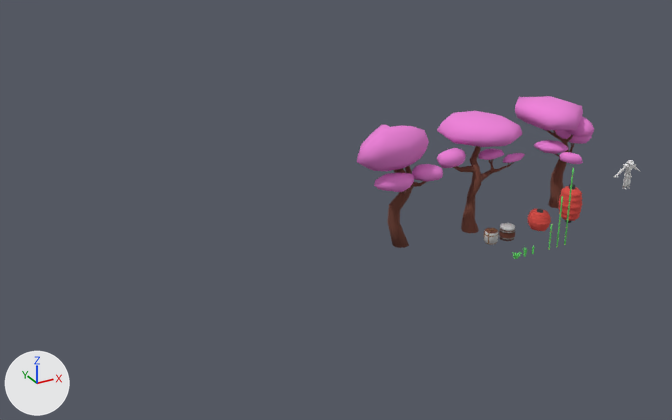
An edit to the Blender file Modelos/Cenario Ninja/breder semestre2 semana 6.blend, drawn before and after from the same camera.
Both versions are drawn from a camera (50 mm lens) standing at (-32.7, -34.7, 19.9) and looking at (-13.7, -0.2, 2.7). Every picture has the same lights, and +X, +Y and +Z are marked at lower left.

In view in the first picture: 'Arvore.Cerejera.1', 'Arvore.Cerejera.2', 'Arvore.Cerejera.3', 'Bambu.Curto', 'Bambu.Longo', 'Barril.Sake', 'LanternaJaponesa.1', 'LanternaJaponesa.2', 'TamborTaike', 'Toiceira.1'.
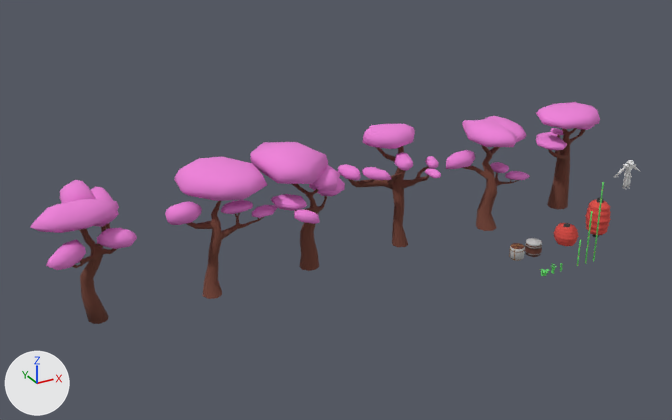
Commit message: mais arvores

Changed parts and their boxes (x1, y1, x2, y2) in the pictures (672 x 420 px; the box of a moved part takes in the faces that stretch with it):
'Arvore.Cerejera.1', reshaped, moved (24% wider, 17% taller): before (357, 125, 443, 248); after (30, 180, 137, 324)
'Arvore.Cerejera.2', moved: before (437, 111, 525, 233); after (165, 157, 278, 299)
'Arvore.Cerejera.3', moved: before (515, 96, 594, 208); after (250, 142, 345, 271)
'Arvore.Cerejera.4', added: after (338, 124, 441, 247)
'Arvore.Cerejera.5', added: after (446, 116, 530, 231)
'Arvore.Cerejera.6', added: after (536, 102, 600, 209)
'LanternaJaponesa.2', moved: before (558, 184, 583, 223); after (585, 198, 611, 237)
'LanternaJaponesa.1', moved: before (527, 209, 551, 231); after (554, 223, 579, 246)
'TamborTaike', moved: before (499, 223, 515, 241); after (525, 238, 542, 257)
'Barril.Sake', moved: before (484, 228, 498, 245); after (509, 243, 525, 261)
'Bambu.Longo', moved: before (564, 168, 574, 245); after (593, 182, 604, 262)
'Bambu.Medio', moved: before (556, 196, 563, 247); after (585, 211, 593, 264)
'Toiceira.1', moved: before (512, 252, 522, 259); after (539, 269, 550, 276)
'Toiceira.2', moved: before (522, 247, 527, 257); after (550, 264, 556, 274)
part 1 of me_arvore_cerejera_1, moved or reshaped: before (374, 173, 414, 192); after (46, 240, 86, 270)
part 2 of me_arvore_cerejera_1, rebuilt (23% wider, 24% shorter): before (357, 126, 429, 171); after (30, 199, 119, 233)
part 3 of me_arvore_cerejera_1, moved or reshaped: before (388, 168, 413, 226); after (72, 226, 109, 299)

The change, as a diff of the scene's bpy script:
```diff
--- a/Modelos/Cenario Ninja/breder semestre2 semana 6.blend.py
+++ b/Modelos/Cenario Ninja/breder semestre2 semana 6.blend.py
@@ me_arvore_cerejera_1 @@
-me_arvore_cerejera_1.from_pydata(...)  # 362 vertices, 352 faces; spans x -2.65..1.71, y -1.29..2.57, z 0.0..6.27
+me_arvore_cerejera_1.from_pydata(...)  # 365 vertices, 355 faces; spans x -2.26..1.71, y -1.81..2.57, z 0.0..5.54
+# me_arvore_cerejera_1 part 1: the loose piece of 28 vertices spanning x -1.77..0.18, y -1.17..0.03, z 3.19..4.06 is turned 58 degrees about the z axis through its middle, then moved by (-0.38, -0.54, 0.09)
+# me_arvore_cerejera_1 part 2: the loose piece of 46 vertices spanning x -2.65..1.36, y -1.24..0.75, z 4.11..6.27 is rebuilt with 39 vertices and now spans x -2.26..1.35, y -1.26..0.56, z 4.39..5.53
+# me_arvore_cerejera_1 part 3: 81 vertices moved from x -0.77..1.17, y -0.71..1.19, z 1.8..4.59 to x -1.25..1.15, y -0.96..1.19, z 1.84..4.53; 29 vertices removed from x -0.78..-0.13, y -0.93..-0.39, z 2.94..3.45; 39 vertices added at x -1.31..-0.01, y -1.33..-0.28, z 2.93..3.54
 me_arvore_cerejera_1.materials.append(mat_material_marrom)
@@ ob_barril_sake @@
 ob_barril_sake = bpy.data.objects.new('Barril.Sake', me_barril_sake)
-ob_barril_sake.location = (-6.0, -2.0, 0.0)
+ob_barril_sake.location = (-6.0, -4.0, 0.0)
@@ ob_tambortaike @@
 ob_tambortaike = bpy.data.objects.new('TamborTaike', me_tambortaike)
-ob_tambortaike.location = (-5.0, -2.0, 0.0)
+ob_tambortaike.location = (-5.0, -4.0, 0.0)
@@ ob_lanternajaponesa_1 @@
 ob_lanternajaponesa_1 = bpy.data.objects.new('LanternaJaponesa.1', me_lanternajaponesa_1)
-ob_lanternajaponesa_1.location = (-3.0, -2.0, 0.0)
+ob_lanternajaponesa_1.location = (-3.0, -4.0, 0.0)
@@ ob_lanternajaponesa_2 @@
 ob_lanternajaponesa_2 = bpy.data.objects.new('LanternaJaponesa.2', me_lanternajaponesa_2)
-ob_lanternajaponesa_2.location = (-1.0, -2.0, 0.0)
+ob_lanternajaponesa_2.location = (-1.0, -4.0, 0.0)
@@ ob_toiceira_1 @@
 ob_toiceira_1 = bpy.data.objects.new('Toiceira.1', me_toiceira_1)
-ob_toiceira_1.location = (-6.0, -4.0, 0.0)
+ob_toiceira_1.location = (-6.0, -6.0, 0.0)
@@ ob_toiceira_2 @@
 ob_toiceira_2 = bpy.data.objects.new('Toiceira.2', me_toiceira_2)
-ob_toiceira_2.location = (-5.5, -4.0, 0.0)
+ob_toiceira_2.location = (-5.5, -6.0, 0.0)
@@ ob_arvore_cerejera_1 @@
 ob_arvore_cerejera_1 = bpy.data.objects.new('Arvore.Cerejera.1', me_arvore_cerejera_1)
-ob_arvore_cerejera_1.location = (-10.0, 0.0, 0.0)
+ob_arvore_cerejera_1.location = (-25.0, 0.0, 0.0)
@@ ob_arvore_cerejera_2 @@
 ob_arvore_cerejera_2 = bpy.data.objects.new('Arvore.Cerejera.2', me_arvore_cerejera_2)
-ob_arvore_cerejera_2.location = (-6.0, 0.0, 0.0)
+ob_arvore_cerejera_2.location = (-20.0, 0.0, 0.0)
@@ ob_arvore_cerejera_3 @@
 ob_arvore_cerejera_3 = bpy.data.objects.new('Arvore.Cerejera.3', me_arvore_cerejera_3)
-ob_arvore_cerejera_3.location = (0.0, 0.0, 0.0)
+ob_arvore_cerejera_3.location = (-15.0, 0.0, 0.0)
@@ ob_bambu_curto @@
 ob_bambu_curto = bpy.data.objects.new('Bambu.Curto', me_bambu_curto)
-ob_bambu_curto.location = (-4.0, -4.0, 0.0)
+ob_bambu_curto.location = (-4.0, -6.0, 0.0)
@@ ob_bambu_longo @@
 ob_bambu_longo = bpy.data.objects.new('Bambu.Longo', me_bambu_longo)
-ob_bambu_longo.location = (-3.0, -4.0, 0.0)
+ob_bambu_longo.location = (-3.0, -6.0, 0.0)
@@ ob_bambu_medio @@
 ob_bambu_medio = bpy.data.objects.new('Bambu.Medio', me_bambu_medio)
-ob_bambu_medio.location = (-3.5, -4.0, 0.0)
+ob_bambu_medio.location = (-3.5, -6.0, 0.0)
@@ ob_arvore_cerejera_6 @@
+ob_arvore_cerejera_6 = bpy.data.objects.new('Arvore.Cerejera.6', me_arvore_cerejera_6)  # 454 vertices, 436 faces; spans x -1.95..2.41, y -1.76..2.16, z 0.0..5.54; in mat_material_marrom (brown #6e3f32), mat_material_rosa (pink #ed81d8)
+ob_arvore_cerejera_6.location = (0.0, 0.0, 0.0)
@@ ob_arvore_cerejera_5 @@
+ob_arvore_cerejera_5 = bpy.data.objects.new('Arvore.Cerejera.5', me_arvore_cerejera_5)  # 359 vertices, 338 faces; spans x -2.25..3.05, y -1.6..2.89, z 0.0..5.26; in mat_material_marrom (brown #6e3f32), mat_material_rosa (pink #ed81d8)
+ob_arvore_cerejera_5.location = (-5.0, 0.0, 0.0)
@@ ob_arvore_cerejera_4 @@
+ob_arvore_cerejera_4 = bpy.data.objects.new('Arvore.Cerejera.4', me_arvore_cerejera_4)  # 482 vertices, 470 faces; spans x -2.73..1.77, y -1.96..1.81, z 0.0..5.98; in mat_material_marrom (brown #6e3f32), mat_material_rosa (pink #ed81d8)
+ob_arvore_cerejera_4.location = (-10.0, 0.0, 0.0)
```
